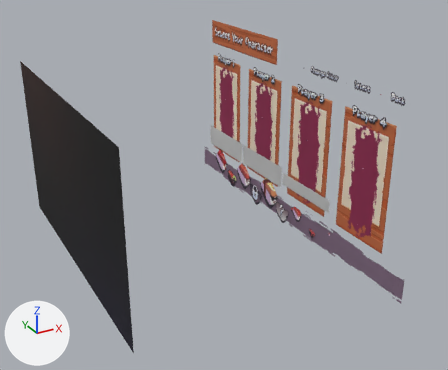
Two versions of the FBX model res/UI/CharacterSelect/Model.FBX, one commit apart.
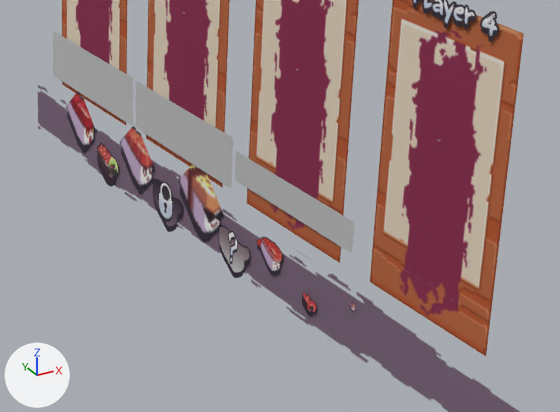
Each version is shown whole from a 50 mm camera at (-10.16, -14.66, 6.38) aimed at (-2.51, -0.75, -0.58), then close up on the part from 42% to 92% of the width and 31% to 75% of the height. Every picture has the same lights, and +X, +Y and +Z are marked at lower left. Both versions are drawn at frame 20 of the action 'Take 001'; the numbers are the values there.

Objects in the first close-up: 'NameP1', 'NameP2', 'NameP3', 'Ribbon', 'SlotP1', 'SlotP2', 'SlotP3', 'SlotP4', 'StateP4', 'Thumb01', 'Thumb02', 'Thumb03', 'Thumb04', 'Thumb05', 'Thumb06', 'Thumb09'.
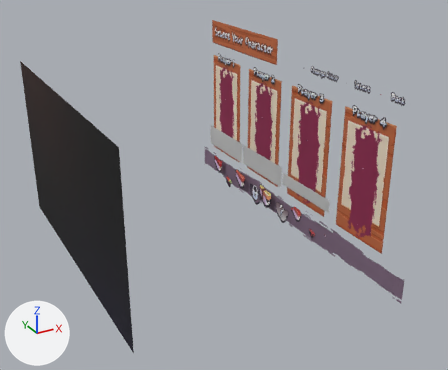
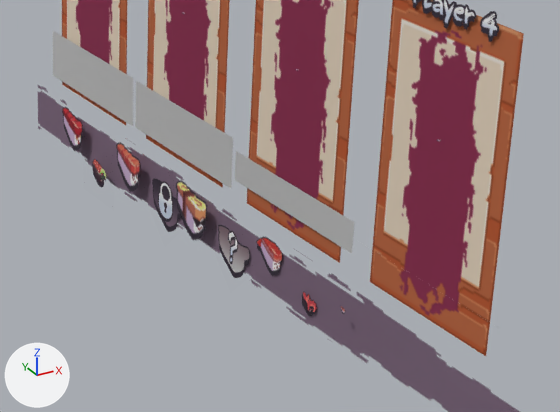
Pixel boxes (x1, y1, x2, y2) of what changed, in the close-ups (560 x 412 px):
'Thumb05', reshaped, moved, rescaled: before (179, 165, 223, 243); after (176, 180, 207, 240)
'Thumb03', reshaped, moved, rescaled: before (120, 126, 154, 193); after (116, 142, 140, 192)
'Thumb01', recoloured, reshaped, moved, rescaled: before (66, 92, 95, 153); after (62, 107, 83, 151)
'Thumb02', reshaped, moved, rescaled: before (97, 143, 119, 187); after (92, 159, 106, 187)
'Thumb09', moved, rescaled: before (349, 302, 356, 312); after (341, 306, 345, 314)

Diff of the bpy script that builds the scene:
```diff
--- a/res/UI/CharacterSelect/Model.FBX.py
+++ b/res/UI/CharacterSelect/Model.FBX.py
@@ me_mesh_007 @@
 # used by ob_thumb02; location = (-0.02, 3.2, -2.346); scale = (1.0, 1.09, 1.09)
 # verts and faces of me_mesh_007; kept vertices keep their numbers, new ones are numbered from 14
-me_mesh_007.from_pydata(...)  # 14 vertices, 7 faces; spans x 0.0, y -0.449..0.449, z -0.5..0.5
+me_mesh_007.from_pydata(...)  # 4 vertices, 1 face; spans x 0.0, y -0.185..0.185, z -0.213..0.158
+# me_mesh_007 part 2
+delete_vertices([*range(0, 14)])  # with the faces that use them
+verts[14] = (0.0, -0.185, 0.158)
+verts[15] = (0.0, 0.185, -0.213)
+verts[16] = (0.0, 0.185, 0.158)  # pixel (83, 130)
+verts[17] = (0.0, -0.185, -0.213)
+faces += [(14, 16, 15, 17)]
 me_mesh_007.materials.append(mat_thumb02)
@@ me_mesh_003 @@
 me_mesh_003.from_pydata(...)  # 14 vertices, 7 faces; spans x 0.0, y -0.449..0.449, z -0.5..0.5
-me_mesh_003.materials.append(mat_thumb01)  # picture img_thumb01_png
+me_mesh_003.materials.append(mat_thumb00)  # picture img_thumb00_png
@@ me_mesh_008 @@
 # used by ob_thumb05; location = (-0.02, 0.8, -2.0); scale = (1.2, 1.3, 1.3)
 # verts and faces of me_mesh_008; kept vertices keep their numbers, new ones are numbered from 14
-me_mesh_008.from_pydata(...)  # 14 vertices, 7 faces; spans x 0.0, y -0.449..0.449, z -0.5..0.5
+me_mesh_008.from_pydata(...)  # 4 vertices, 1 face; spans x 0.0, y -0.185..0.185, z -0.213..0.158
+# me_mesh_008 part 1
+delete_vertices([*range(0, 14)])  # with the faces that use them
+verts[14] = (0.0, -0.185, 0.158)
+verts[15] = (0.0, 0.185, -0.213)
+verts[16] = (0.0, 0.185, 0.158)
+verts[17] = (0.0, -0.185, -0.213)
+faces += [(14, 16, 15, 17)]
 me_mesh_008.materials.append(mat_thumb05)
@@ me_mesh_010 @@
 # used by ob_thumb03; location = (-0.02, 2.4, -2.0); scale = (1.05, 1.14, 1.14)
 # verts and faces of me_mesh_010; kept vertices keep their numbers, new ones are numbered from 14
-me_mesh_010.from_pydata(...)  # 14 vertices, 7 faces; spans x 0.0, y -0.449..0.449, z -0.5..0.5
+me_mesh_010.from_pydata(...)  # 4 vertices, 1 face; spans x 0.0, y -0.185..0.185, z -0.213..0.158
+# me_mesh_010 part 3
+delete_vertices([*range(0, 14)])  # with the faces that use them
+verts[14] = (0.0, -0.185, 0.158)
+verts[15] = (0.0, 0.185, -0.213)
+verts[16] = (0.0, 0.185, 0.158)
+verts[17] = (0.0, -0.185, -0.213)
+faces += [(14, 16, 15, 17)]
 me_mesh_010.materials.append(mat_thumb03)
@@ ob_thumb04 @@
-ob_thumb04 = bpy.data.objects.new('Thumb04', me_mesh_004)
+ob_thumb04 = bpy.data.objects.new('Thumb04', me_mesh_003)
 ob_thumb04.location = (-0.02, 1.6, -2.346)
@@ ob_thumb09 @@
 ob_thumb09 = bpy.data.objects.new('Thumb09', me_mesh_012)
-ob_thumb09.location = (-0.02, -2.4, -2.0)
-ob_thumb09.scale = (0.134, 0.145, 0.145)
+ob_thumb09.location = (-0.15, -2.4, -2.0)
+ob_thumb09.scale = (0.134, 0.328, 0.328)
@@ ob_thumb02 @@
 ob_thumb02 = bpy.data.objects.new('Thumb02', me_mesh_007)
-ob_thumb02.location = (-0.02, 3.2, -2.346)
-ob_thumb02.scale = (1.0, 1.09, 1.09)
+ob_thumb02.location = (-0.15, 3.2, -2.346)
+ob_thumb02.scale = (2.4, 2.45, 2.45)
@@ ob_thumb01 @@
-ob_thumb01 = bpy.data.objects.new('Thumb01', me_mesh_003)
-ob_thumb01.location = (-0.02, 4.0, -2.0)
-ob_thumb01.scale = (1.0, 1.09, 1.09)
+ob_thumb01 = bpy.data.objects.new('Thumb01', me_mesh_027)
+ob_thumb01.location = (-0.15, 4.0, -2.0)
+ob_thumb01.scale = (2.4, 2.45, 2.45)
@@ ob_thumb05 @@
 ob_thumb05 = bpy.data.objects.new('Thumb05', me_mesh_008)
-ob_thumb05.location = (-0.02, 0.8, -2.0)
-ob_thumb05.scale = (1.2, 1.3, 1.3)
+ob_thumb05.location = (-0.15, 0.8, -2.0)
+ob_thumb05.scale = (2.88, 2.94, 2.94)
@@ ob_thumb03 @@
 ob_thumb03 = bpy.data.objects.new('Thumb03', me_mesh_010)
-ob_thumb03.location = (-0.02, 2.4, -2.0)
-ob_thumb03.scale = (1.05, 1.14, 1.14)
+ob_thumb03.location = (-0.15, 2.4, -2.0)
+ob_thumb03.scale = (2.52, 2.58, 2.58)
```
